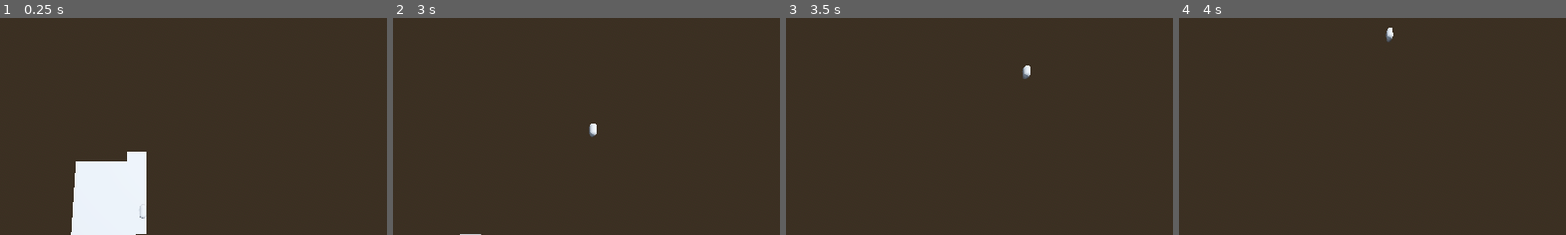
Above: before the commit, frames 1-4 (left to right).
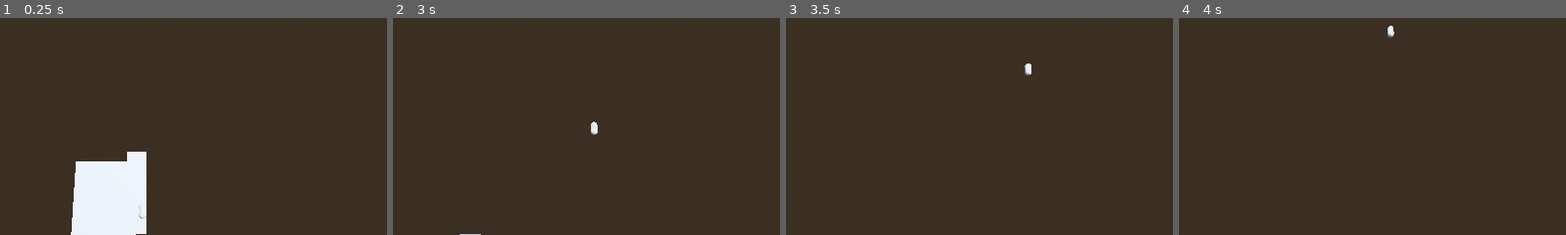
Above: after the commit, the same moments.

Repository: elonmusksclone/yosifRacing
Game: Godot game, scene res://main.tscn
The game is run twice, just before and just after one commit, with the same random seed, the same clock (stepped at 60 frames per second) and the same inputs.
Inputs:
- Up to frame 1 (0.25 s): no input
- Up to frame 2 (3 s): tap Enter at 0.5, 2 s; hold A (KEYA) 0.53-1.28 s; tap Space at 1.25 s; tap D (KEYD) at 1.35 s; hold S (KEYS) 2.03-2.78 s; tap W (KEYW) at 2.85 s
- Up to frame 3 (3.5 s): no input
- Up to frame 4 (4 s): hold A (KEYA) from 3.53 s (still down)
The pictures show only the part of the screen within x 32-81%, y 9-59%; the shares and areas given below are measured in that part.

The runs differ from the first frame. In frame 1, less than 0.1% of the frame differs, in the area x 35-38%, y 86-93%; in frame 2, less than 0.1%; in frame 3, less than 0.1%, in the area x 60-64%, y 20-29%; in frame 4, less than 0.1%.

Commit message:
Moved light
Light is now child of camera

Diff:
--- a/godot-racing/main.tscn
+++ b/godot-racing/main.tscn
@@ -25,25 +25,27 @@
 [node name="WorldEnvironment" type="WorldEnvironment" parent="."]
 environment = SubResource("Environment_h2yge")
 
-[node name="DirectionalLight3D" type="DirectionalLight3D" parent="."]
-transform = Transform3D(-0.8660254, -0.43301278, 0.25, 0, 0.49999997, 0.86602545, -0.50000006, 0.75, -0.43301266, 0, 0, 0)
-shadow_enabled = true
-
 [node name="RigidBody3D" type="RigidBody3D" parent="."]
+transform = Transform3D(1, 0, 0, 0, 1, 0, 0, 0, 1, 0, 0.3400216, 0)
 gravity_scale = 0.0
 script = ExtResource("1_ig7tw")
 
 [node name="CollisionShape3D" type="CollisionShape3D" parent="RigidBody3D"]
+transform = Transform3D(1, 0, 0, 0, 0.015480452, 0.9998802, 0, -0.9998802, 0.015480452, 0, 0, 0)
 shape = SubResource("CapsuleShape3D_7dm0k")
 
 [node name="MeshInstance3D" type="MeshInstance3D" parent="RigidBody3D"]
-transform = Transform3D(0.99870706, 0.022880722, 0.04539521, -0.04573123, 0.014382347, 0.9988504, 0.022201534, -0.9996349, 0.015410125, 0, 0, 0)
+transform = Transform3D(1.0159997, 0.022756124, 0.02822721, -0.046523068, 0.014304028, 0.6210955, 0.022585955, -0.99419135, 0.009582175, 0, 0, 0)
 mesh = SubResource("CapsuleMesh_ig7tw")
 
 [node name="Camera3D" type="Camera3D" parent="."]
 transform = Transform3D(1, 0, 0, 0, 0.11067104, 0.9938571, 0, -0.9938571, 0.11067104, 0, 16.860182, -0.06605911)
 fov = 122.81014
 script = ExtResource("2_0xm2m")
+
+[node name="DirectionalLight3D" type="DirectionalLight3D" parent="Camera3D"]
+transform = Transform3D(-0.8660254, -0.43301278, 0.25000006, 0.4969286, -0.6900573, 0.5261967, -0.05533553, 0.57993186, 0.81278354, 0, 0.46745467, 4.794771)
+shadow_enabled = true
 
 [node name="CSGCombiner3D" type="CSGCombiner3D" parent="."]
 
